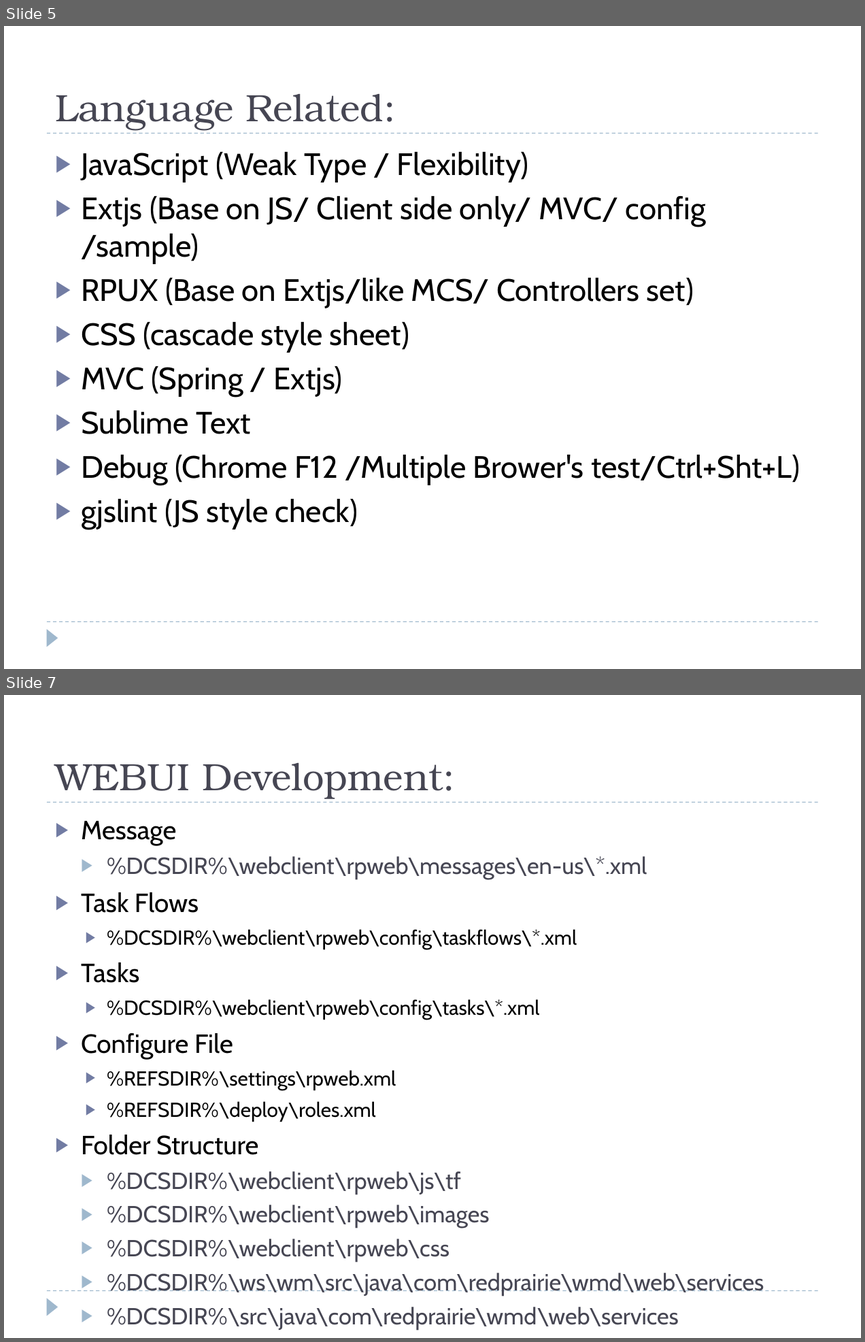
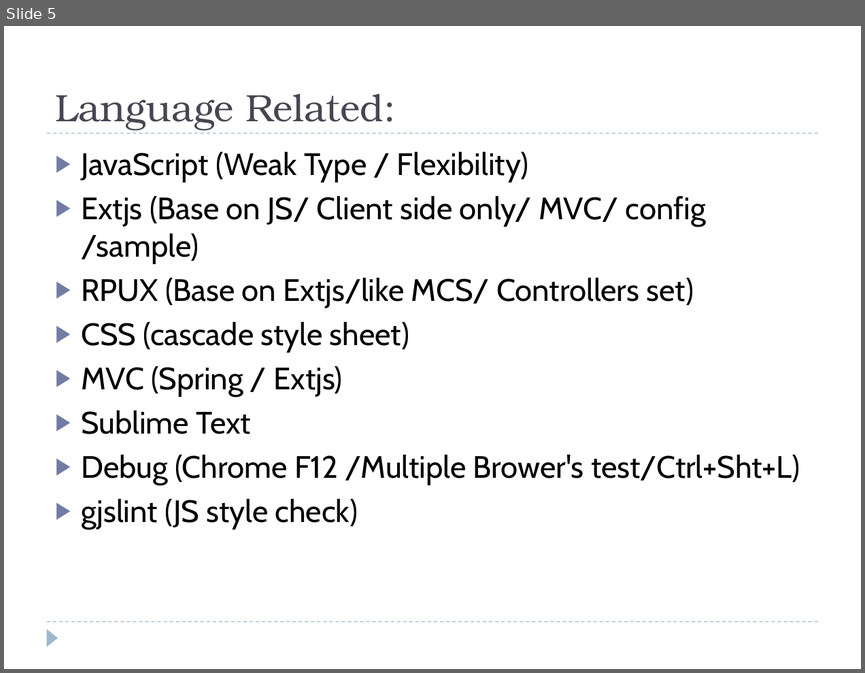
Before and after one commit to SamNiBoy/Trainning, a slide deck: Productivity_Git_Training.pptx. Shown one above the other, each under a label of ours: slides 5 and 7 before the commit, slide 5 after it; the slides between them are not shown. The pictures are 865x1342 and 865x673 pixels, drawn with LibreOffice and Linux fonts; fonts in the diff are those of the drawing. Boxes give left, top, right and bottom in pixels: in the first picture for what was removed or moved away, otherwise in the second. Text is boxed around its words. In the diff, an @@ line names an element or a change of style, - is before the commit and + after.

```diff
--- a/Productivity_Git_Training.pptx
+++ b/Productivity_Git_Training.pptx
@@ slide 7 removed at (x1=4, y1=695, x2=861, y2=1338), background #FFFFFF; not listed: 3 template elements that a slide beside it also shows @@
@@ title removed at (x1=55, y1=763, x2=455, y2=799) @@
-WEBUI Development:
@@ text removed at (x1=81, y1=821, x2=764, y2=1329) @@
-▶ Message
-  ▶ %DCSDIR%\webclient\rpweb\messages\en-us\*.xml
-▶ Task Flows
-    ▶ %DCSDIR%\webclient\rpweb\config\taskflows\*.xml
-▶ Tasks
-    ▶ %DCSDIR%\webclient\rpweb\config\tasks\*.xml
-▶ Configure File
-    ▶ %REFSDIR%\settings\rpweb.xml
-    ▶ %REFSDIR%\deploy\roles.xml
-▶ Folder Structure
-  ▶ %DCSDIR%\webclient\rpweb\js\tf
-  ▶ %DCSDIR%\webclient\rpweb\images
-  ▶ %DCSDIR%\webclient\rpweb\css
-  ▶ %DCSDIR%\ws\wm\src\java\com\redprairie\wmd\web\services
-  ▶ %DCSDIR%\src\java\com\redprairie\wmd\web\services
```
Also in this commit, not shown: 1 slide changed, 2 slides added, 12 other slides removed.
